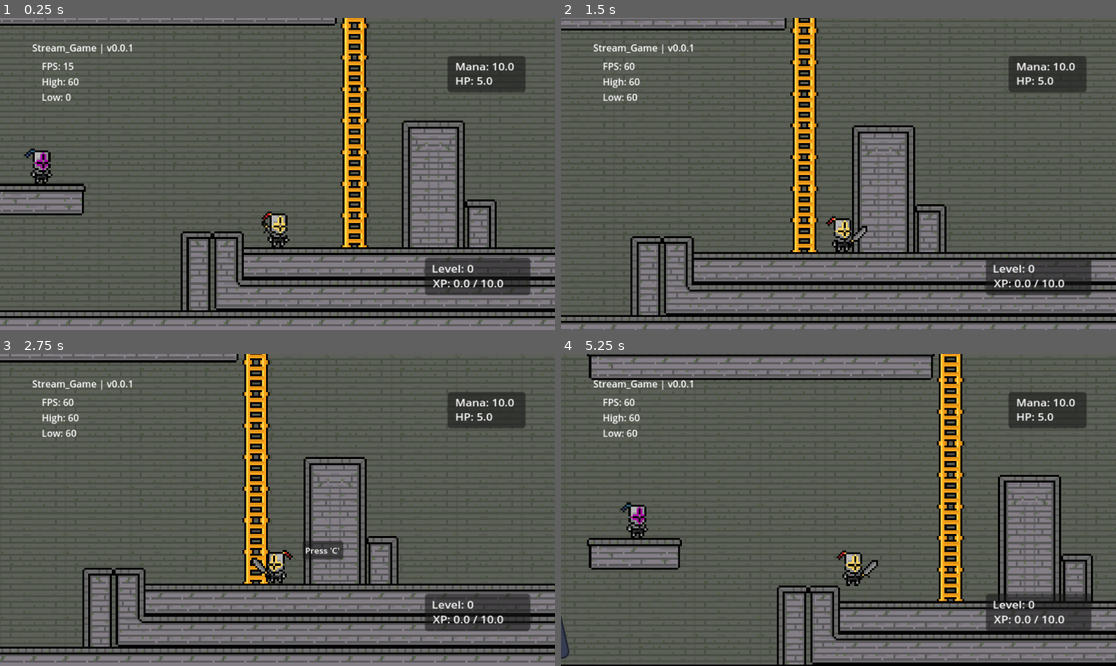
Above: before the commit, frames 1-4 (two rows, left to right).
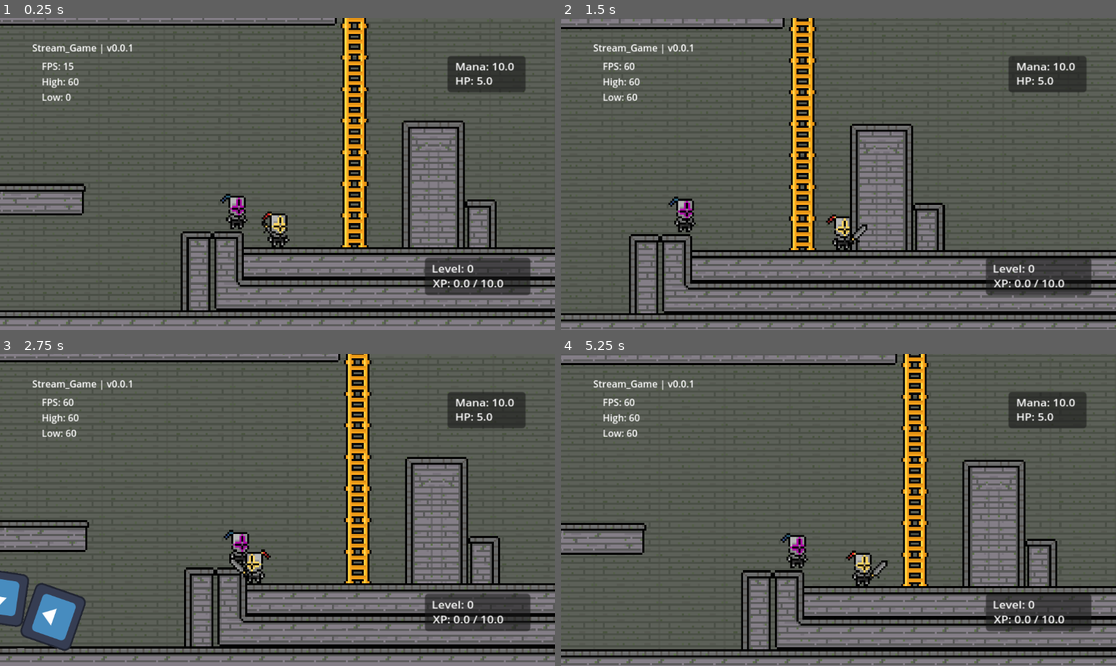
Above: after the commit, the same moments.

Repository: Schweem/CycleTwo
Game: Godot game, scene res://scenes/world_test.tscn
The game is run twice, just before and just after one commit, with the same random seed, the same clock (stepped at 60 frames per second) and the same inputs. The engine's default icon, where the game draws it, is replaced by a stand-in: a white triangle on a blue panel in a dark square.
Inputs (mouse positions are in pixels of both pictures, inside the frame that each line leads up to):
- Up to frame 1 (0.25 s): no input
- Up to frame 2 (1.5 s): tap Enter at 0.5 s; move the mouse to (960, 158) at 0.52 s; hold Right (right) from 0.53 s (still down); click (960, 158) at 0.6 s; tap Space (jump) at 0.77 s; move the mouse to (727, 189) at 1.27 s; tap X (draw) at 1.35 s
- Up to frame 3 (2.75 s): tap Space (jump) at 1.52 s; move the mouse to (333, 441) at 2.02 s; release Right (right) at 2.03 s; hold Left (left) from 2.03 s (still down); tap C (interact) at 2.1 s
- Up to frame 4 (5.25 s): tap C (interact) at 2.75, 5.1 s; move the mouse to (810, 572) at 2.77 s; release Left (left) at 2.78 s; hold Right (right) 2.78-4.28 s; tap R at 2.85 s; tap Space (jump) at 3.02, 3.77, 4.52 s; move the mouse to (1005, 556) at 3.52 s; click (1005, 556) at 3.6 s; move the mouse to (672, 463) at 4.27 s; hold Left (left) 4.28-5.03 s; tap X (draw) at 4.35 s; move the mouse to (866, 510) at 5.02 s; hold Right (right) from 5.03 s (still down)

The runs differ from the first frame. In frame 1, 0.7% of the frame differs, in the area x 4-45%, y 41-68%; in frame 2, 22%; in frame 3, 24%; in frame 4, 30%, in the area x 0-100%, y 0-100%.

Commit message:
Gravity to enemies

Diff:
--- a/prefabs/bomb.tscn
+++ b/prefabs/bomb.tscn
@@ -1,7 +1,6 @@
-[gd_scene load_steps=5 format=3 uid="uid://sn5nscso06qe"]
+[gd_scene load_steps=4 format=3 uid="uid://sn5nscso06qe"]
 
 [ext_resource type="Texture2D" uid="uid://cg2qnh6h001o3" path="res://assets/icon.svg" id="1_x5b75"]
-[ext_resource type="Script" uid="uid://ct1yq3kbod76" path="res://scripts/test_enemy.gd" id="1_x6isg"]
 
 [sub_resource type="CircleShape2D" id="CircleShape2D_i6uhy"]
 radius = 15.0
@@ -12,7 +11,6 @@
 [node name="RigidBody2D" type="RigidBody2D" groups=["enemy"]]
 mass = 0.06
 gravity_scale = 0.39
-script = ExtResource("1_x6isg")
 
 [node name="CollisionShape2D" type="CollisionShape2D" parent="."]
 shape = SubResource("CircleShape2D_i6uhy")
@@ -23,7 +21,6 @@
 texture = ExtResource("1_x5b75")
 
 [node name="Area2D" type="Area2D" parent="." groups=["enemy"]]
-script = ExtResource("1_x6isg")
 
 [node name="CollisionShape2D" type="CollisionShape2D" parent="Area2D"]
 position = Vector2(0, 1)
--- a/prefabs/player_character.tscn
+++ b/prefabs/player_character.tscn
@@ -8,7 +8,7 @@
 [ext_resource type="PackedScene" uid="uid://wyixcnyvwf2y" path="res://prefabs/stat_controller.tscn" id="4_ghbl2"]
 
 [sub_resource type="CircleShape2D" id="CircleShape2D_yenwa"]
-radius = 5.0
+radius = 3.0
 
 [sub_resource type="RectangleShape2D" id="RectangleShape2D_puv4i"]
 size = Vector2(8, 14)
@@ -64,7 +64,7 @@
 offset_bottom = 45.0
 
 [node name="CollisionShape2D" type="CollisionShape2D" parent="."]
-position = Vector2(0, -4)
+position = Vector2(0, -6)
 shape = SubResource("CircleShape2D_yenwa")
 
 [node name="boxCollider" type="CollisionShape2D" parent="."]
--- a/prefabs/sword.tscn
+++ b/prefabs/sword.tscn
@@ -87,3 +87,4 @@
 speed_scale = 10.0
 
 [connection signal="area_entered" from="Slash/StaticBody2D" to="." method="melee_contact"]
+[connection signal="body_entered" from="Slash/StaticBody2D" to="." method="body_entered"]
--- a/prefabs/test_enemy.tscn
+++ b/prefabs/test_enemy.tscn
@@ -1,18 +1,29 @@
-[gd_scene load_steps=4 format=3 uid="uid://bovyp4s1u2luk"]
+[gd_scene load_steps=5 format=3 uid="uid://bovyp4s1u2luk"]
 
 [ext_resource type="Texture2D" uid="uid://71qh7fgys41d" path="res://assets/sprites/evilPlayer.png" id="1_8hgsy"]
 [ext_resource type="Script" uid="uid://ct1yq3kbod76" path="res://scripts/test_enemy.gd" id="2_8hgsy"]
 
+[sub_resource type="RectangleShape2D" id="RectangleShape2D_8vpbc"]
+size = Vector2(5, 20)
+
 [sub_resource type="RectangleShape2D" id="RectangleShape2D_6qtqi"]
-size = Vector2(7, 19)
+size = Vector2(9, 19)
 
-[node name="testEnemy" type="Sprite2D"]
+[node name="testEnemy" type="Node2D"]
 texture_filter = 1
-texture = ExtResource("1_8hgsy")
 
-[node name="Area2D" type="Area2D" parent="." groups=["enemy", "npc"]]
+[node name="CharacterBody2D" type="CharacterBody2D" parent="." groups=["enemy"]]
 script = ExtResource("2_8hgsy")
 
-[node name="CollisionShape2D" type="CollisionShape2D" parent="Area2D"]
+[node name="CollisionShape2D" type="CollisionShape2D" parent="CharacterBody2D"]
+position = Vector2(0.5, 0)
+shape = SubResource("RectangleShape2D_8vpbc")
+
+[node name="Area2D" type="Area2D" parent="CharacterBody2D" groups=["enemy", "npc"]]
+
+[node name="CollisionShape2D" type="CollisionShape2D" parent="CharacterBody2D/Area2D"]
 position = Vector2(0.5, 0.5)
 shape = SubResource("RectangleShape2D_6qtqi")
+
+[node name="Sprite2D" type="Sprite2D" parent="CharacterBody2D"]
+texture = ExtResource("1_8hgsy")
--- a/scenes/world_test.tscn
+++ b/scenes/world_test.tscn
@@ -105,7 +105,7 @@
 tile_set = SubResource("TileSet_d357a")
 
 [node name="testEnemy" parent="." instance=ExtResource("7_i6uhy")]
-position = Vector2(457, 311)
+position = Vector2(556, 303)
 
 [node name="Sprite2D" type="Sprite2D" parent="."]
 z_index = -1
--- /dev/null
+++ b/scripts/enemy_man.gd
@@ -0,0 +1,24 @@
+extends Node2D
+
+@export var enemy_scene : PackedScene
+
+var gravity = ProjectSettings.get_setting("physics/2d/default_gravity")
+
+var entity_count : int = 0
+var max_entities : int = 15
+var entity_roster : Array = []
+
+func _ready() -> void:
+    pass
+
+func spawn_enemy() -> void:
+    if enemy_scene == null:
+        push_warning("Enemy not assigned")
+        return
+
+    if entity_count < max_entities:
+        var enemy_instance := enemy_scene.instantiate()
+        entity_roster.append(enemy_instance)
+
+        get_tree().current_scene.add_child(enemy_instance)
+        enemy_instance.global_transform = global_transform
--- a/scripts/player_controller.gd
+++ b/scripts/player_controller.gd
@@ -4,7 +4,7 @@
 
 # constants
 const BASE_SPEED : float = 7500.0
-const JUMP_SPEED : float = -20000.0
+const JUMP_SPEED : float = -17000.0
 const MAX_FALL_SPEED : float = 225
 
 # regular vars
@@ -40,10 +40,12 @@
 
 @onready var uiController = $uiMananger
 
+func _ready() -> void:
+	pass
+
 func _physics_process(delta: float) -> void:
 	# basic floor checks
 	if !is_on_floor():
-
 		if velocity.y > MAX_FALL_SPEED:
 			velocity.y = MAX_FALL_SPEED
 
@@ -69,6 +71,7 @@
 
 	if wall_cling == true:
 		gravity = gravity / 2
+		print(gravity)
 	else:
 		gravity = base_grav
 
@@ -134,7 +137,7 @@
 
 	# wall cling
 	if (velocity.y > 0) and is_on_wall() and (is_climbing == false):
-		if dir != 0 and is_climbing == false:
+		if dir and is_climbing == false:
 			wall_cling = true
 		else:
 			wall_cling = false
--- a/scripts/sword_controller.gd
+++ b/scripts/sword_controller.gd
@@ -62,8 +62,14 @@
 			offset = Vector2(0,0)
 
 func melee_contact(area: Area2D) -> void:
-	if area.is_in_group("enemy"):
-		area.takeDamage()
+	#if area.is_in_group("enemy"):
+	#	area.takeDamage()
+	pass
 
 func levelUp() -> void:
 	print()
+
+
+func body_entered(body: Node2D) -> void:
+	if body.is_in_group("enemy"):
+		body.takeDamage()
--- a/scripts/test_enemy.gd
+++ b/scripts/test_enemy.gd
@@ -1,8 +1,10 @@
-extends Node2D
+extends CharacterBody2D
 
 @export var health : int = 3
 @export var defeatXp : float = 3.0
 var gameController : Node2D
+
+var gravity = ProjectSettings.get_setting("physics/2d/default_gravity")
 
 func _ready() -> void:
 	gameController = get_tree().get_first_node_in_group("gamecontroller")
@@ -11,6 +13,12 @@
 	if health <= 0:
 		destroy()
 
+func _physics_process(delta: float) -> void:
+	if !is_on_floor():
+		velocity.y += gravity * delta
+
+	move_and_slide()
+
 func takeDamage() -> void:
 	health = health - 1
 	print("ok")
--- a/scripts/toolbox/cannon.gd
+++ b/scripts/toolbox/cannon.gd
@@ -8,6 +8,8 @@
 var _timer: Timer
 var bombCount : int = 0
 @export var maxBombs : int = 10
+
+var bombList : Array = []
 
 # Internal timer
 
@@ -45,6 +47,7 @@
 	if bombCount < maxBombs:
 		# Instance projectile
 		var projectile := projectile_scene.instantiate()
+		bombList.append({projectile : bombCount})
 
 		# Attach to scene
 		get_tree().current_scene.add_child(projectile)
@@ -64,5 +67,6 @@
 		if bombCount < maxBombs + 2:
 			bombCount += 1
 			print("Max bombs reached")
+			print(bombList)
 		else:
 			pass
Not shown, added: scripts/enemy_man.gd.uid
